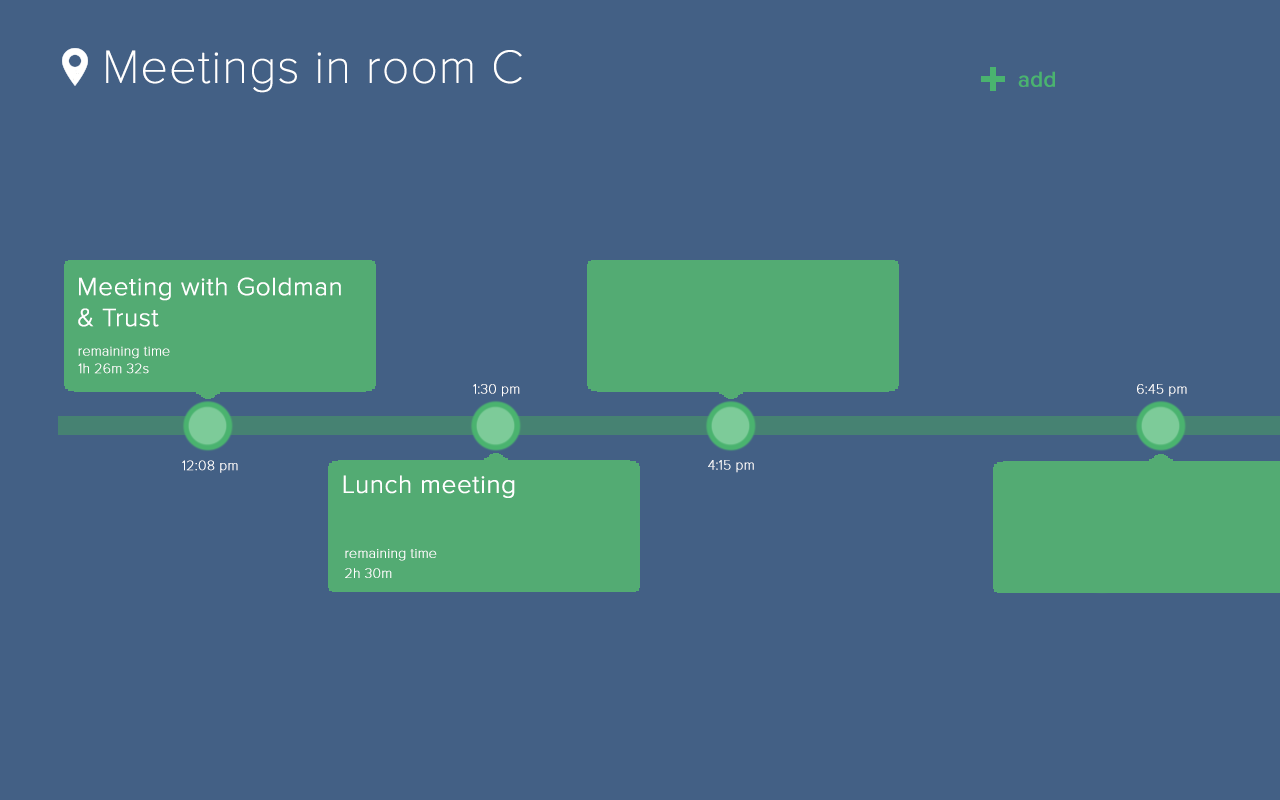
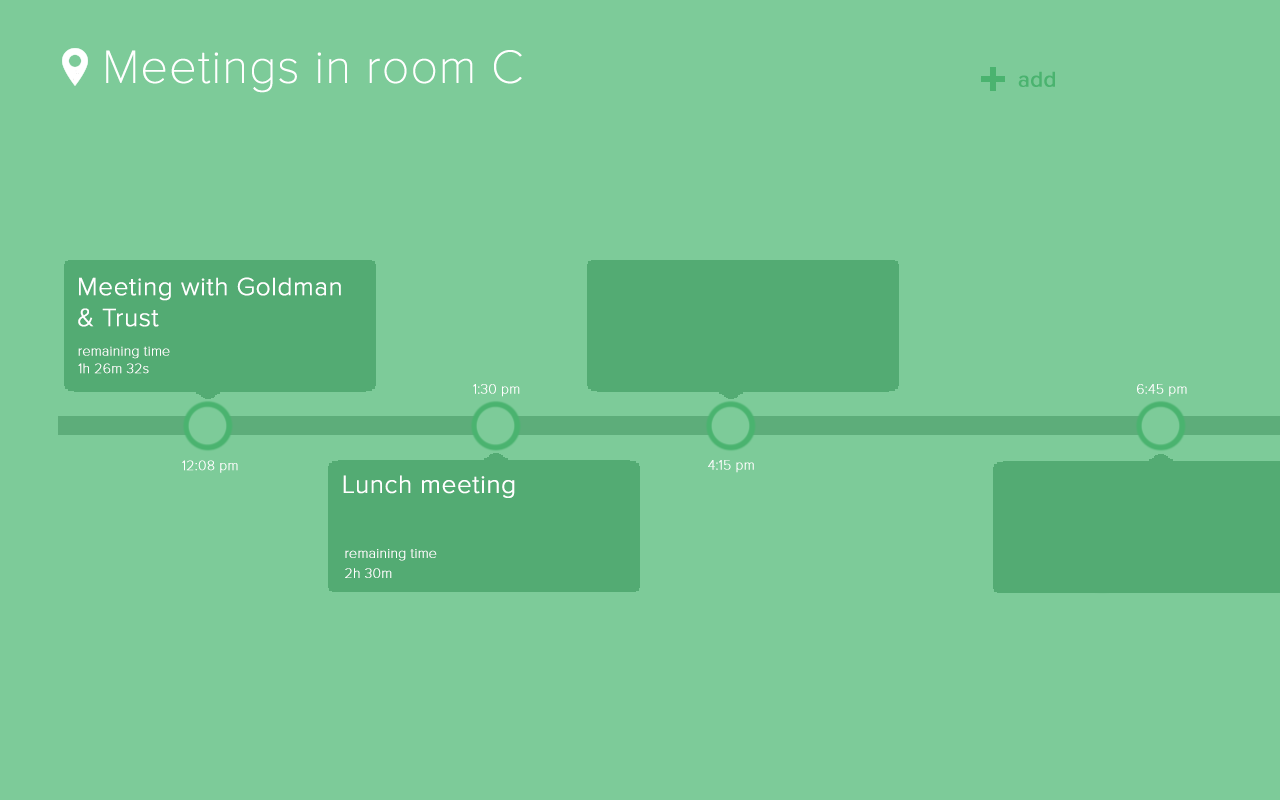
The second (1280, 800) image is a revision of the first. Changes to its layers:
hid "C" (2nd of 2) over (0, 0, 1280, 800)
showed "B" (2nd of 2) over (0, 0, 1280, 800)
